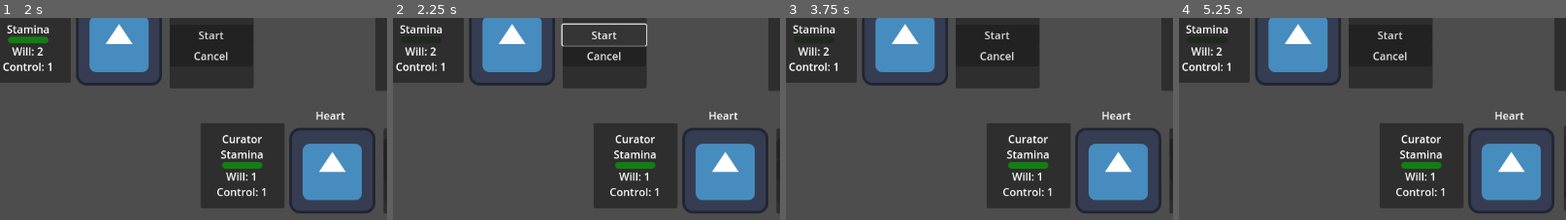
Above: before the commit, frames 1-4 (left to right).
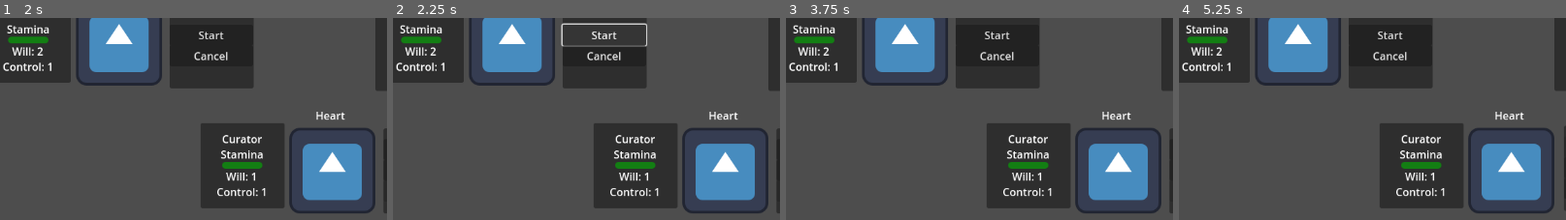
Above: after the commit, the same moments.

Repository: SamantaMancini/heaven_upsidedown
Game: Godot game, scene res://main.tscn
The game is run twice, just before and just after one commit, with the same random seed, the same clock (stepped at 60 frames per second) and the same inputs. The project has no main scene, so this scene is started directly. The engine's default icon, where the game draws it, is replaced by a stand-in: a white triangle on a blue panel in a dark square.
Inputs:
- Up to frame 1 (2 s): click "Action" at 0.5 s; click "Happy Story" at 1.25 s
- Up to frame 2 (2.25 s): click "Start" at 2 s
- Up to frame 3 (3.75 s): click "Start" at 2.75 s; click "Action" at 3.5 s
- Up to frame 4 (5.25 s): click "Trust Shield" at 4.25 s; click "Action" at 5 s
The pictures show only the part of the screen within x 3-53%, y 50-100%; the shares and areas given below are measured in that part.

Frame 1 is identical in both runs. In frame 2, 0.3% of the frame differs, in the area x 2-13%, y 9-13%; in frame 3, 0.3%; in frame 4, 0.3%.
Error before the commit: Invalid access to property or key 'happy story' on a base object of type 'Dictionary'. (res://chars/players/scripts/player.gd:164)
Error after the commit: Invalid access to property or key 'more_stamina' on a base object of type 'Resource (Skill)'. (res://chars/players/scripts/player.gd:108)

Commit message:
fix object data

Diff:
--- a/chars/players/stats/curator.tres
+++ b/chars/players/stats/curator.tres
@@ -6,11 +6,9 @@
 [sub_resource type="Resource" id="Resource_irdp5"]
 script = ExtResource("2_irdp5")
 id = "kiss"
-power = 0.0
+power = 1.0
 stamina_consumed = 2
 description = ""
-more_stamina = 2.0
-shields = 0
 metadata/_custom_type_script = "uid://wr0gogv12wnh"
 
 [resource]
--- a/chars/players/stats/defence.tres
+++ b/chars/players/stats/defence.tres
@@ -6,11 +6,9 @@
 [sub_resource type="Resource" id="Resource_gjom1"]
 script = ExtResource("2_gjom1")
 id = "trust shield"
-power = 0.0
+power = 2.0
 stamina_consumed = 2
 description = ""
-more_stamina = 0.0
-shields = 3
 metadata/_custom_type_script = "uid://wr0gogv12wnh"
 
 [sub_resource type="Resource" id="Resource_8o3f5"]
@@ -19,8 +17,6 @@
 power = 2.0
 stamina_consumed = 1
 description = ""
-more_stamina = 0.0
-shields = 0
 metadata/_custom_type_script = "uid://wr0gogv12wnh"
 
 [resource]
--- a/chars/players/stats/skill.gd
+++ b/chars/players/stats/skill.gd
@@ -5,5 +5,3 @@
 @export var power : float
 @export var stamina_consumed : int
 @export var description : String
-@export var more_stamina : float
-@export var shields : int
--- a/chars/players/stats/striker.tres
+++ b/chars/players/stats/striker.tres
@@ -9,8 +9,6 @@
 power = 2.0
 stamina_consumed = 1
 description = ""
-more_stamina = 0.0
-shields = 0
 metadata/_custom_type_script = "uid://wr0gogv12wnh"
 
 [sub_resource type="Resource" id="Resource_no0do"]
@@ -19,8 +17,6 @@
 power = 5.0
 stamina_consumed = 5
 description = ""
-more_stamina = 0.0
-shields = 0
 metadata/_custom_type_script = "uid://wr0gogv12wnh"
 
 [resource]
--- a/globals/global_events/global_event.gd
+++ b/globals/global_events/global_event.gd
@@ -6,9 +6,17 @@
 
 var actions : Dictionary = {}
 
-func kiss_act(stamina: float, value: float):
-	return value + stamina
+func kiss_act(value: float, skill: Skill):
+	return value + skill.power
+
+func attack_act(value: float, skill: Skill):
+	return value + skill.power
+
+func defense_act(shields: int, skill: Skill):
+	return shields + skill.power
 
 func _ready() -> void:
 	actions["kiss"] = kiss_act
+	actions["happy song"] = attack_act
+	actions["trust shield"] = defense_act
 	print(actions)
